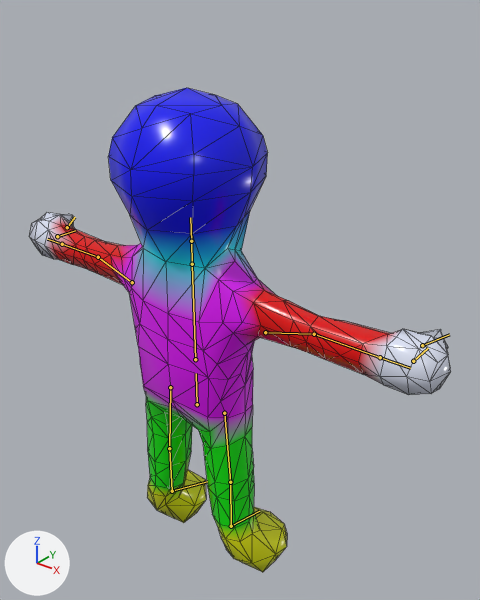
An edit to the glTF model do-not-drop/assets/models/characters/gel/gel_body_lod2.glb, drawn before and after from the same camera.
The view is the same before and after, from a 50 mm lens placed at (1.374, -1.47, 2.043), pointed at (0.089, 0.137, 1.047). Every picture has the same lights, and +X, +Y and +Z are marked at lower left. The picture after the commit comes second. The bones that bend it are drawn over the model as lines. Mesh edges are drawn as thin lines.

Names of what the first picture shows: 'GelBodyLOD2'.
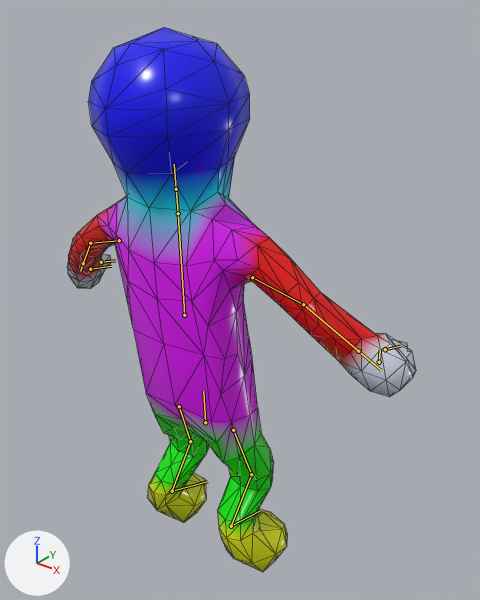
The newer file adds an action. The first version stands in its rest pose; the second is drawn at frame 24 of the action 'SplitAndJoin'.

Pixel boxes [x1, y1, x2, y2] of what changed, in the pictures (480 x 600 px):
'GelBodyLOD2', posed (17% narrower, 13% taller): before [29, 88, 451, 572]; after [67, 27, 416, 572]
bone 'pelvis', root to tip: before (197, 404) to (196, 373); after (205, 422) to (203, 391)
bone 'chest', root to tip: before (195, 359) to (192, 264); after (184, 315) to (178, 213)
bone 'head', root to tip: before (191, 241) to (190, 217); after (176, 189) to (174, 164)
bone 'upper_arm.L', root to tip: before (132, 282) to (98, 257); after (119, 240) to (90, 243)
bone 'forearm.L', root to tip: before (98, 257) to (62, 244); after (90, 243) to (83, 263)
bone 'upper_arm.R', root to tip: before (265, 332) to (314, 334); after (252, 277) to (303, 304)
bone 'forearm.R', root to tip: before (314, 334) to (380, 357); after (303, 304) to (358, 351)
bone 'thigh.L', root to tip: before (170, 387) to (169, 448); after (179, 406) to (190, 441)
bone 'shin.L', root to tip: before (169, 448) to (172, 491); after (190, 441) to (172, 491)
bone 'thigh.R', root to tip: before (224, 413) to (230, 482); after (233, 430) to (251, 474)
bone 'shin.R', root to tip: before (230, 482) to (231, 526); after (251, 474) to (231, 526)

What changed in the scene script:
```text
Change bone_pelvis:
    where bone_pelvis = bpy.data.objects['GelSkeleton'].pose.bones['pelvis']
    bone_pelvis.location: (0.0, 0.0, 0.0) -> (-0.04, -0.06, 0.0)
    bone_pelvis.rotation_quaternion: (1.0, 0.0, 0.0, 0.0) -> (1.0, 0.0, 0.003, -0.026)  # degrees (0, 0, 0) -> degrees (0, 0, -3)
Change bone_chest:
    where bone_chest = bpy.data.objects['GelSkeleton'].pose.bones['chest']  # child of 'pelvis'
    bone_chest.location: (0.0, 0.0, 0.0) -> (0.063, 0.224, 0.0)
    bone_chest.rotation_quaternion: (1.0, 0.0, 0.0, 0.0) -> (1.0, 0.004, -0.001, 0.007)  # degrees (0, 0, 0) -> degrees (0, 0, 1)
Change bone_head:
    where bone_head = bpy.data.objects['GelSkeleton'].pose.bones['head']  # child of 'neck'
    bone_head.rotation_quaternion: (1.0, 0.0, 0.0, 0.0) -> (0.999, -0.01, -0.031, 0.001)  # degrees (0, 0, 0) -> degrees (-1, -4, 0)
Change bone_upper_arm_l:
    where bone_upper_arm_l = bpy.data.objects['GelSkeleton'].pose.bones['upper_arm.L']  # child of 'chest'
    bone_upper_arm_l.rotation_quaternion: (1.0, 0.0, 0.0, 0.0) -> (0.937, -0.266, 0.206, -0.093)  # degrees (0, 0, 0) -> degrees (-35, 20, -18)
Change bone_forearm_l:
    where bone_forearm_l = bpy.data.objects['GelSkeleton'].pose.bones['forearm.L']  # child of 'upper_arm.L'
    bone_forearm_l.rotation_quaternion: (1.0, 0.0, 0.0, 0.0) -> (0.974, -0.015, -0.068, -0.216)  # degrees (0, 0, 0) -> degrees (0, -8, -25)
Change bone_upper_arm_r:
    where bone_upper_arm_r = bpy.data.objects['GelSkeleton'].pose.bones['upper_arm.R']  # child of 'chest'
    bone_upper_arm_r.rotation_quaternion: (1.0, 0.0, 0.0, 0.0) -> (0.937, -0.266, -0.206, 0.093)  # degrees (0, 0, 0) -> degrees (-35, -20, 18)
Change bone_forearm_r:
    where bone_forearm_r = bpy.data.objects['GelSkeleton'].pose.bones['forearm.R']  # child of 'upper_arm.R'
    bone_forearm_r.rotation_quaternion: (1.0, 0.0, 0.0, 0.0) -> (0.974, -0.015, 0.068, 0.216)  # degrees (0, 0, 0) -> degrees (0, 8, 25)
Change bone_thigh_l:
    where bone_thigh_l = bpy.data.objects['GelSkeleton'].pose.bones['thigh.L']  # child of 'pelvis'
    bone_thigh_l.rotation_quaternion: (1.0, 0.0, 0.0, 0.0) -> (0.974, -0.21, -0.015, -0.087)  # degrees (0, 0, 0) -> degrees (-24, -4, -9)
Change bone_shin_l:
    where bone_shin_l = bpy.data.objects['GelSkeleton'].pose.bones['shin.L']  # child of 'thigh.L'
    bone_shin_l.rotation_quaternion: (1.0, 0.0, 0.0, 0.0) -> (0.875, 0.483, -0.016, 0.033)  # degrees (0, 0, 0) -> degrees (58, -3, 2)
Change bone_foot_l:
    where bone_foot_l = bpy.data.objects['GelSkeleton'].pose.bones['foot.L']  # child of 'shin.L'
    bone_foot_l.rotation_quaternion: (1.0, 0.0, 0.0, 0.0) -> (0.957, -0.286, 0.019, 0.049)  # degrees (0, 0, 0) -> degrees (-33, 4, 5)
Change bone_thigh_r:
    where bone_thigh_r = bpy.data.objects['GelSkeleton'].pose.bones['thigh.R']  # child of 'pelvis'
    bone_thigh_r.rotation_quaternion: (1.0, 0.0, 0.0, 0.0) -> (0.979, -0.192, 0.011, -0.072)  # degrees (0, 0, 0) -> degrees (-22, 0, -8)
Change bone_shin_r:
    where bone_shin_r = bpy.data.objects['GelSkeleton'].pose.bones['shin.R']  # child of 'thigh.R'
    bone_shin_r.rotation_quaternion: (1.0, 0.0, 0.0, 0.0) -> (0.892, 0.452, -0.001, -0.004)  # degrees (0, 0, 0) -> degrees (54, 0, 0)
Change bone_foot_r:
    where bone_foot_r = bpy.data.objects['GelSkeleton'].pose.bones['foot.R']  # child of 'shin.R'
    bone_foot_r.rotation_quaternion: (1.0, 0.0, 0.0, 0.0) -> (0.961, -0.27, -0.04, 0.044)  # degrees (0, 0, 0) -> degrees (-31, -3, 6)
```
